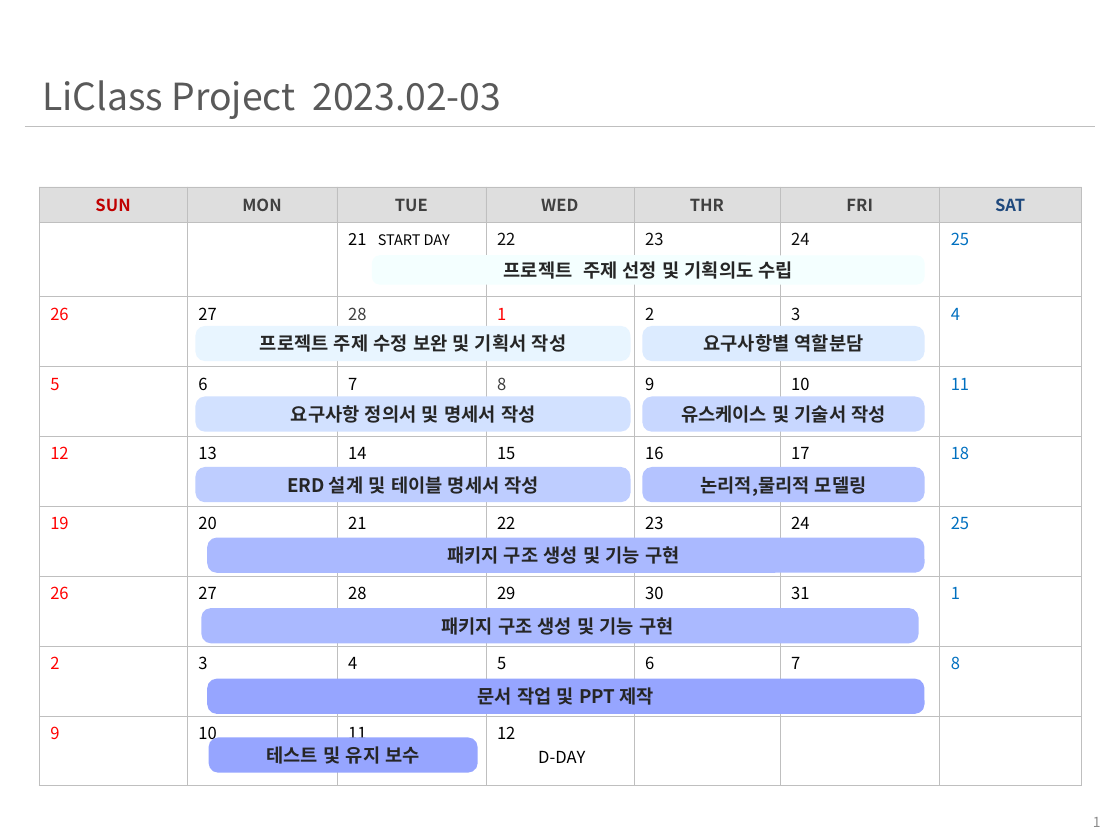
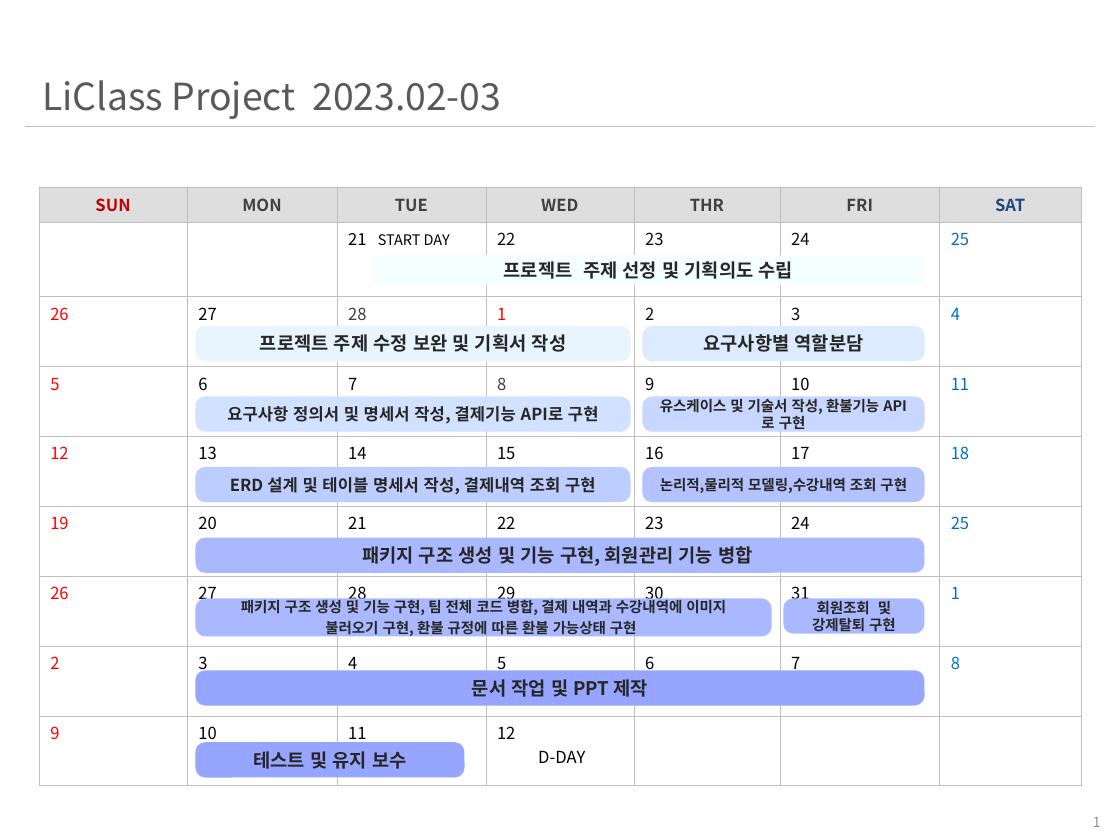
Before and after one commit to jmlim1107/jmlim1107.kh, a slide deck: slide 1 of LiClassProject/라이클래스 팀프로젝트 산출물/3. 일정정리/LiClass_일정표_20230404.pptx. Drawn at 1120x840 pixels with LibreOffice and Linux fonts; fonts in the diff are those of the drawing. Boxes give left, top, right and bottom in pixels: in the first picture for what was removed or moved away, otherwise in the second. Text is boxed around its words. In the diff, an @@ line names an element or a change of style, - is before the commit and + after.

```diff
--- a/LiClassProject/라이클래스 팀프로젝트 산출물/3. 일정정리/LiClass_일정표_20230404.pptx
+++ b/LiClassProject/라이클래스 팀프로젝트 산출물/3. 일정정리/LiClass_일정표_20230404.pptx
@@ text in rounded rectangle at (227,406,599,424): text changed; size 9 to 8 pt @@
-요구사항 정의서 및 명세서 작성
+요구사항 정의서 및 명세서 작성, 결제기능 API로 구현
@@ text in rounded rectangle at (660,398,879,433): text changed; size 9 to 7 pt @@
-유스케이스 및 기술서 작성
+유스케이스 및 기술서 작성, 환불기능 API로 구현
@@ text in rounded rectangle at (230,477,596,495): text changed; size 9 to 8 pt @@
-ERD 설계 및 테이블 명세서 작성
+ERD 설계 및 테이블 명세서 작성, 결제내역 조회 구현
@@ text in rounded rectangle at (660,478,907,493): text changed; size 9 to 7 pt @@
-논리적,물리적 모델링
+논리적,물리적 모델링,수강내역 조회 구현
@@ rounded rectangle "패키지 구조 생성 및 기능 ...": place and size @@
-rounded rectangle "패키지 구조 생성 및 기능 ..." at (208,538,924,573)
+rounded rectangle "패키지 구조 생성 및 기능 ..." at (196,538,924,573)
@@ text in rounded rectangle at (362,546,752,566): text changed @@
-패키지 구조 생성 및 기능 구현
+패키지 구조 생성 및 기능 구현, 회원관리 기능 병합
@@ rounded rectangle "패키지 구조 생성 및 기능 ...": place and size @@
-rounded rectangle "패키지 구조 생성 및 기능 ..." at (202,608,918,644)
+rounded rectangle "패키지 구조 생성 및 기능 ..." at (196,599,772,636)
@@ text in rounded rectangle at (241,597,726,638): text changed; size 9 to 7 pt @@
-패키지 구조 생성 및 기능 구현
+패키지 구조 생성 및 기능 구현, 팀 전체 코드 병합, 결제 내역과 수강내역에 이미지 불러오기 구현, 환불 규정에 따른 환불 가능상태 구현
@@ rounded rectangle added at (784,599,924,635), fill #AAB9FF, 7 pt, text #262626, bold @@
+회원조회 및 강제탈퇴 구현
@@ rounded rectangle "문서 작업 및 PPT 제작": place and size @@
-rounded rectangle "문서 작업 및 PPT 제작" at (208,678,924,714)
+rounded rectangle "문서 작업 및 PPT 제작" at (196,671,924,706)
@@ rounded rectangle "테스트 및 유지 보수": place and size @@
-rounded rectangle "테스트 및 유지 보수" at (209,738,478,774)
+rounded rectangle "테스트 및 유지 보수" at (196,742,464,778)
```
Also in this commit, not shown: 1 other file.
